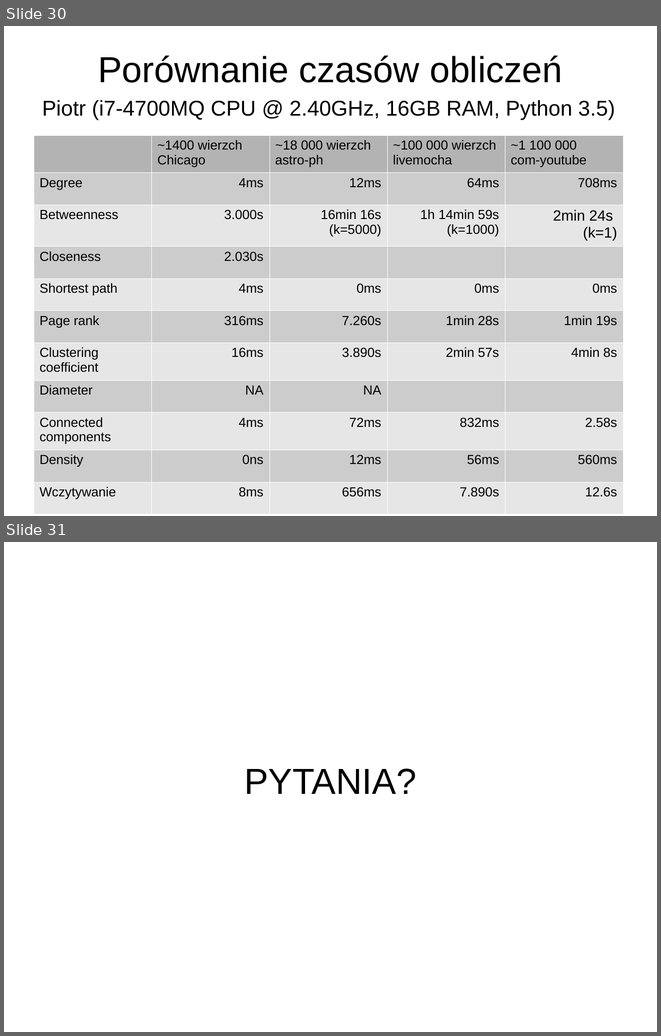
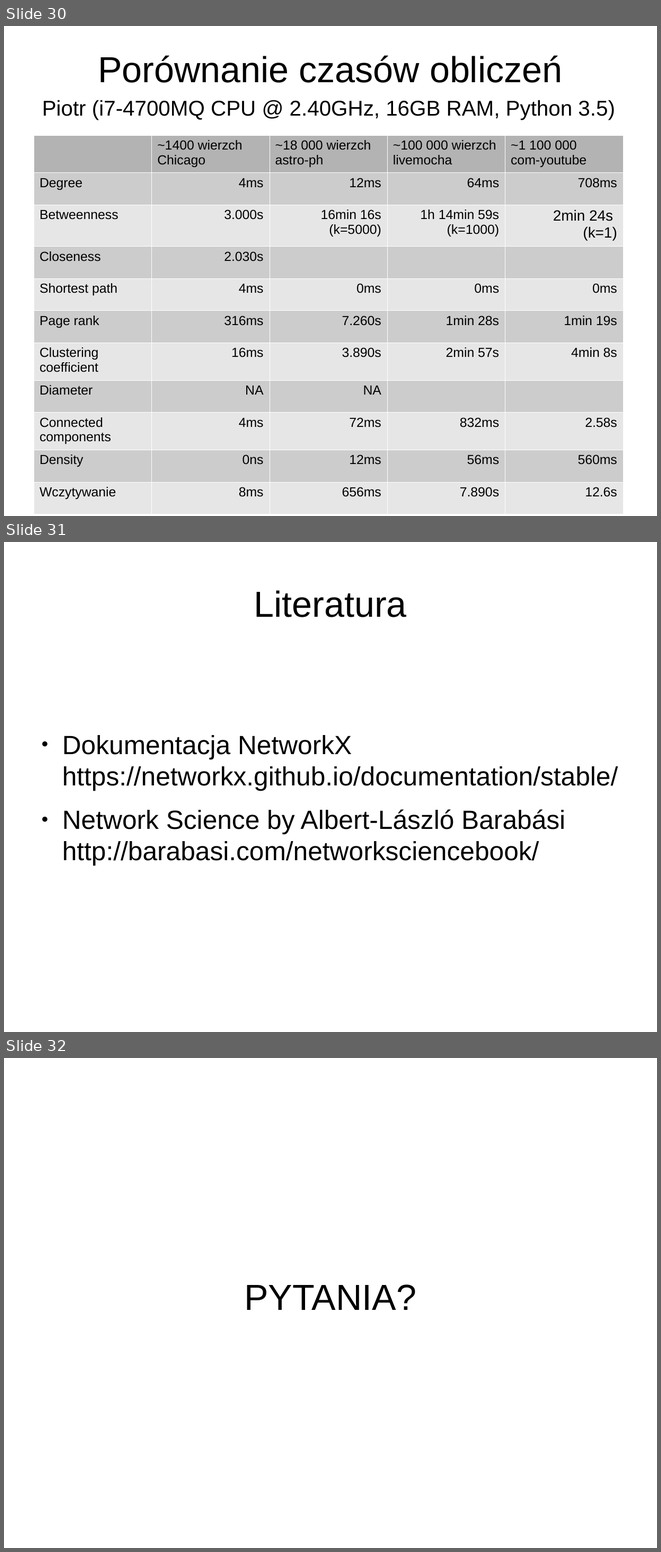
Before and after one commit to piotrm50/cns-networkx-presentation, a slide deck: prezentacja.odp. Shown one above the other, each under a label of ours: slides 30 and 31 before the commit, slides 30, 31 and 32 after it. The pictures are 661x1036 and 661x1552 pixels, drawn with LibreOffice and Linux fonts; fonts in the diff are those of the drawing. Boxes give left, top, right and bottom in pixels: in the first picture for what was removed or moved away, otherwise in the second. Text is boxed around its words. In the diff, an @@ line names an element or a change of style, - is before the commit and + after.

Commit message:
Added bibliography

```diff
--- a/prezentacja.odp
+++ b/prezentacja.odp
@@ slide 31 added at <box>4,542,657,1032</box>, background #FFFFFF @@
@@ title added at <box>254,590,407,617</box>, 44 pt, text #000000 @@
+Literatura
@@ text added at <box>62,735,618,865</box>, 32 pt, text #000000 @@
+● Dokumentacja NetworkX
+  https://networkx.github.io/documentation/stable/
+● Network Science by Albert-László Barabási
+  http://barabasi.com/networksciencebook/
@@ what was slide 31 is now slide 32 @@
```
